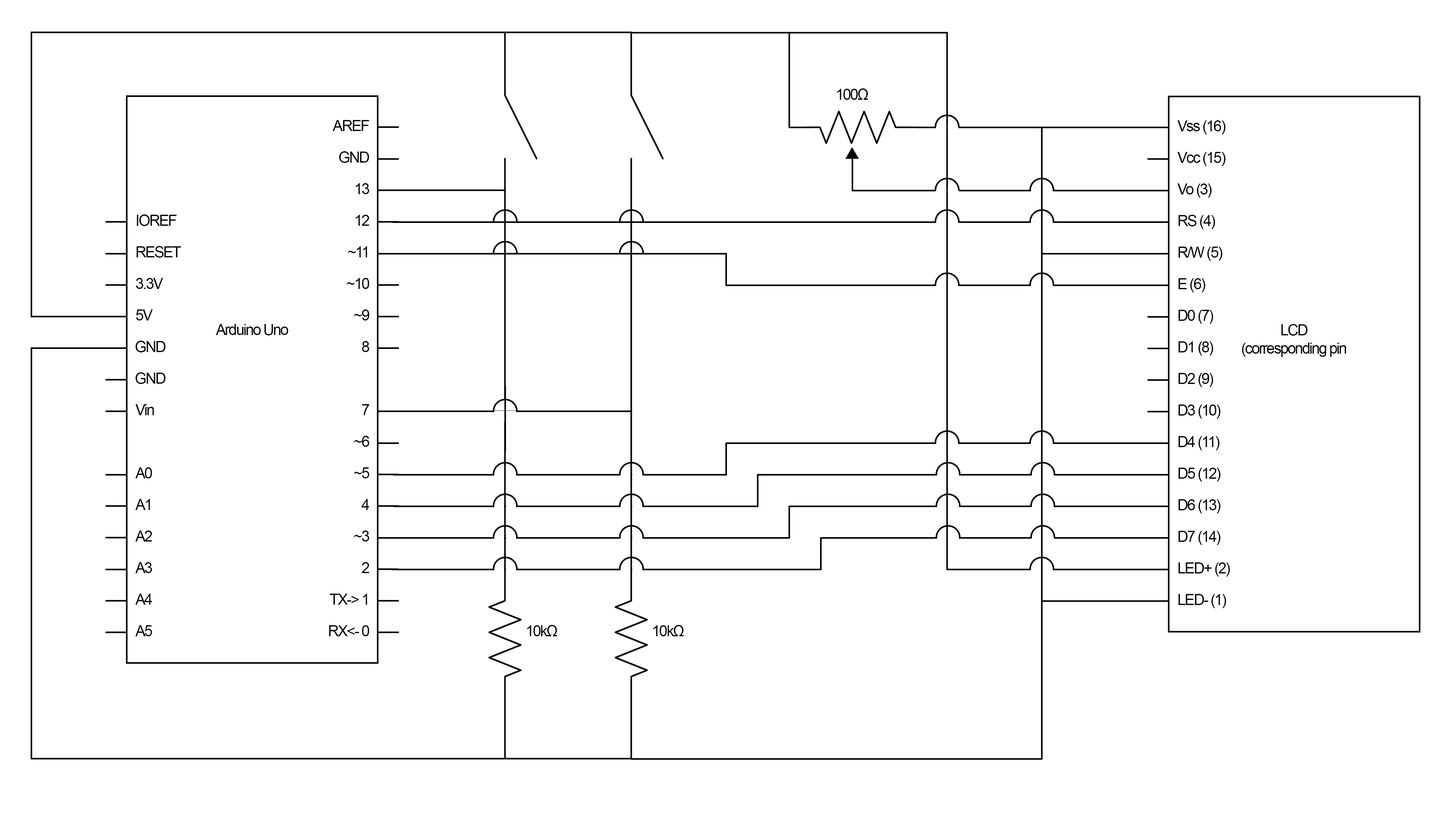
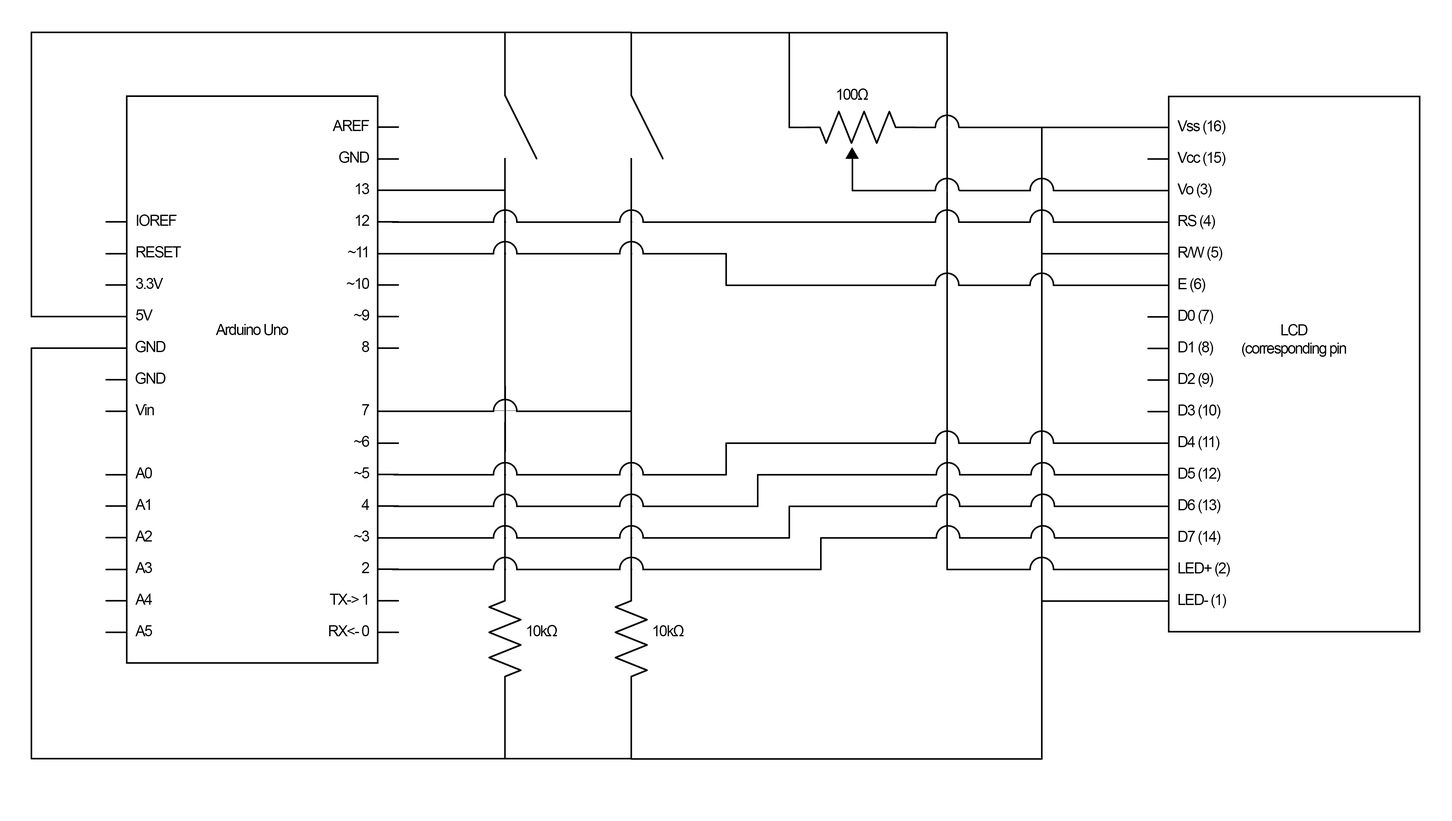
Layer changes from the first (1452, 821) image to the second:
painted on "Wires" over [494, 221, 643, 476]
